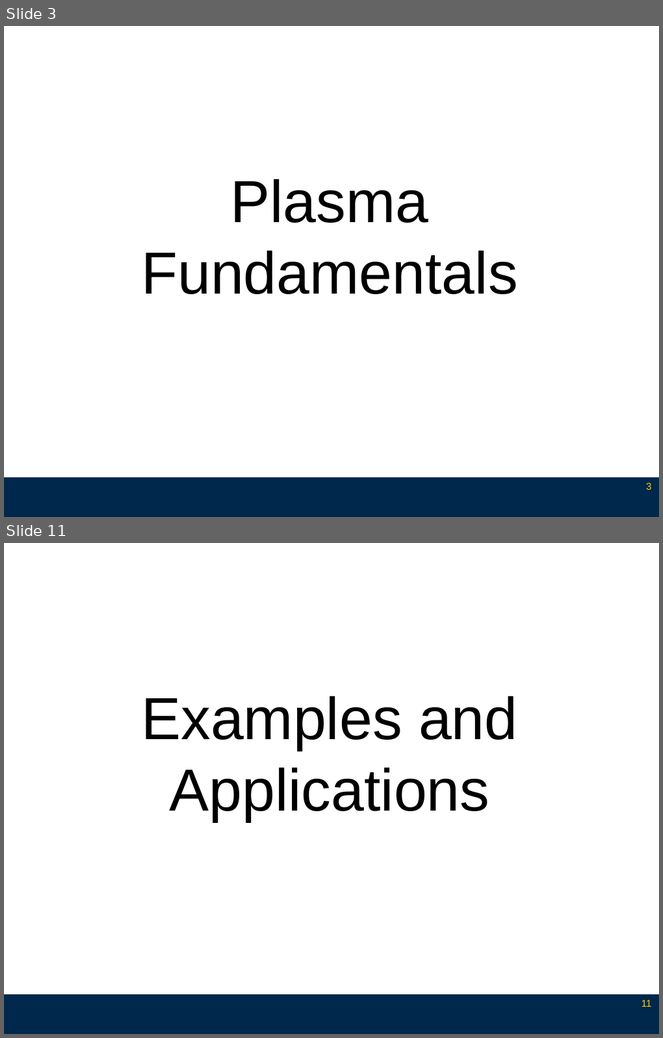
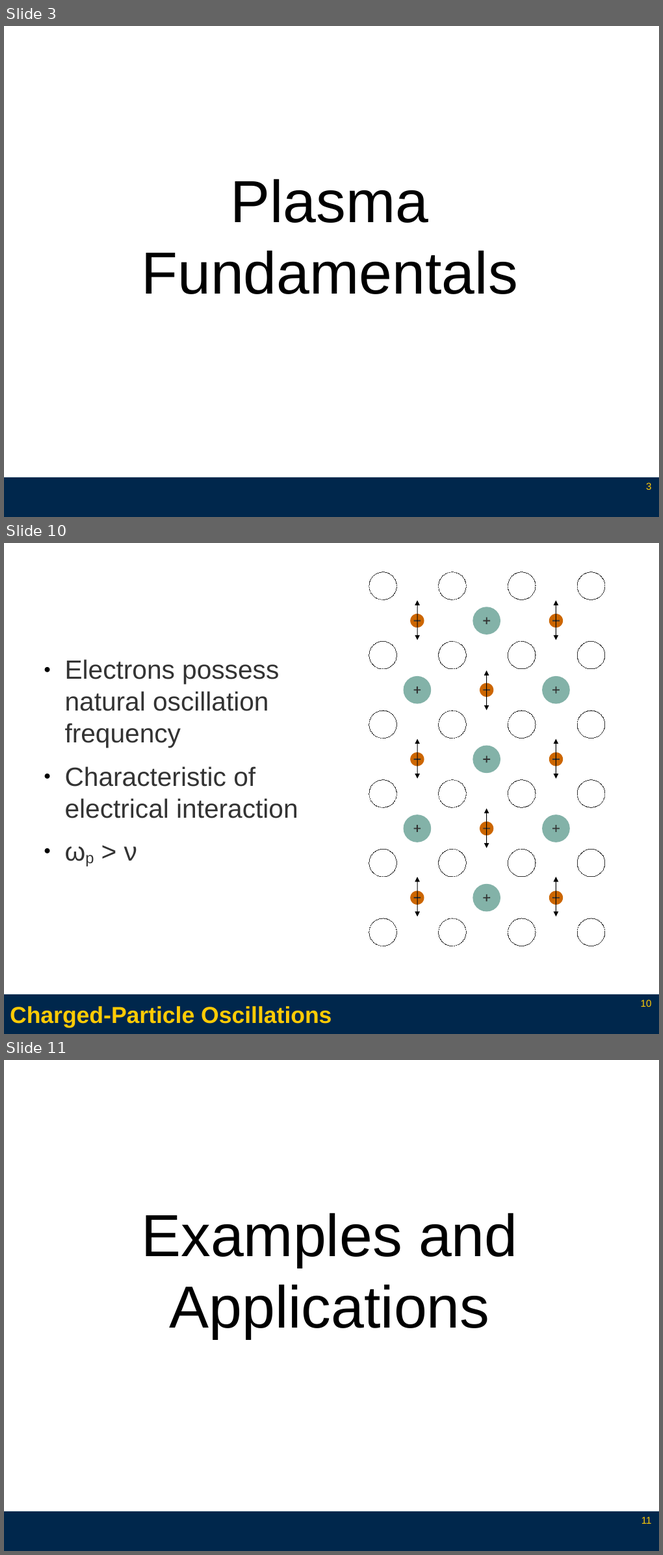
Before and after one commit to l3enny/dissertation, a slide deck: defense/presentation_annotated.odp. Shown one above the other, each under a label of ours: slides 3 and 11 before the commit, slides 3, 10 and 11 after it; the slides between them are not shown. The pictures are 663x1038 and 663x1555 pixels, drawn with LibreOffice and Linux fonts; fonts in the diff are those of the drawing. Boxes give left, top, right and bottom in pixels: in the first picture for what was removed or moved away, otherwise in the second. Text is boxed around its words. In the diff, an @@ line names an element or a change of style, - is before the commit and + after.

```diff
--- a/defense/presentation_annotated.odp
+++ b/defense/presentation_annotated.odp
@@ slide 10 added at [4,543,659,1034], background #FFFFFF; not listed: 1 template element that a slide beside it also shows @@
@@ text added at [65,659,298,861], 32 pt, text #333333 @@
+● Electrons possess natural oscillation frequency
+● Characteristic of electrical interaction
+● ωp > ν
@@ group added at [369,572,605,947]: 39 ellipses, 22 lines, 8 double arrows @@
@@ title added at [10,1006,332,1028], 28 pt, text #FFCB05, bold @@
+Charged-Particle Oscillations
@@ page number added at [641,1000,652,1007], 12 pt, text #FFCB05 @@
+10
```
Also in this commit, not shown: 3 slides changed, 5 other slides added, 6 slides removed.
